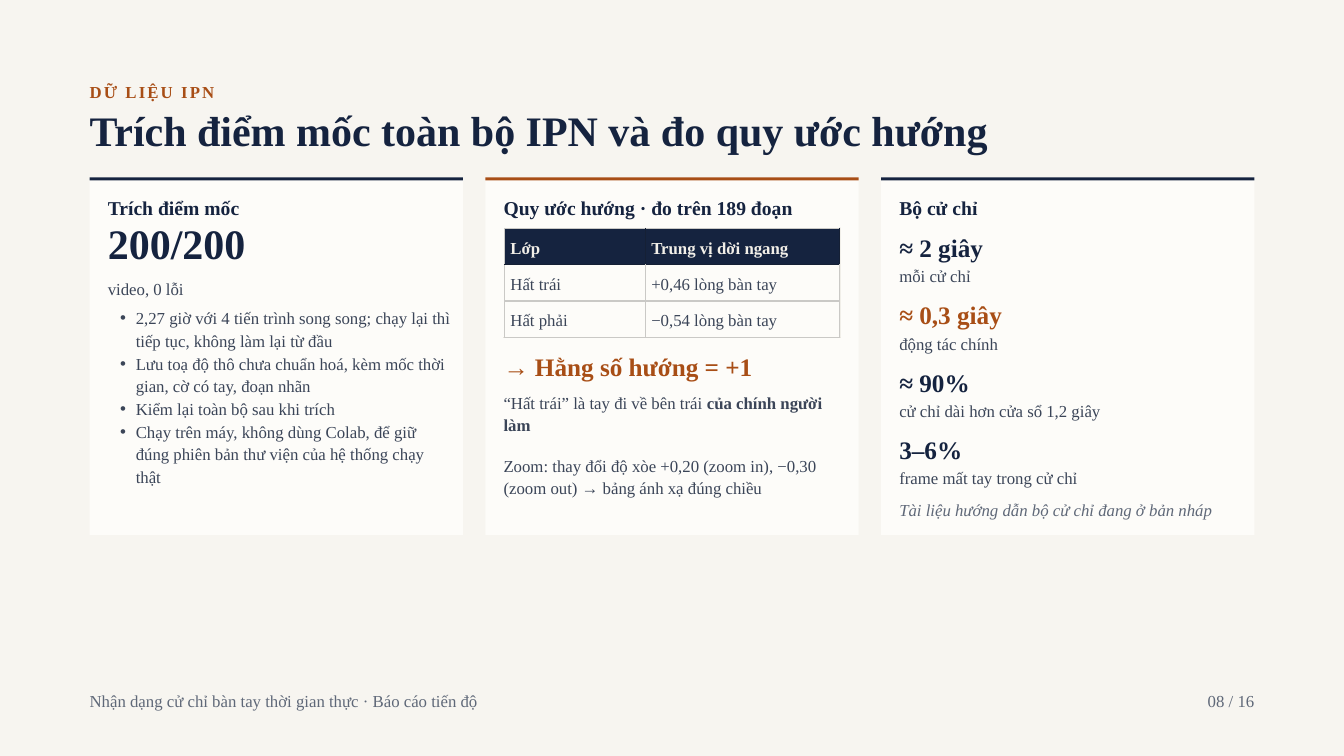
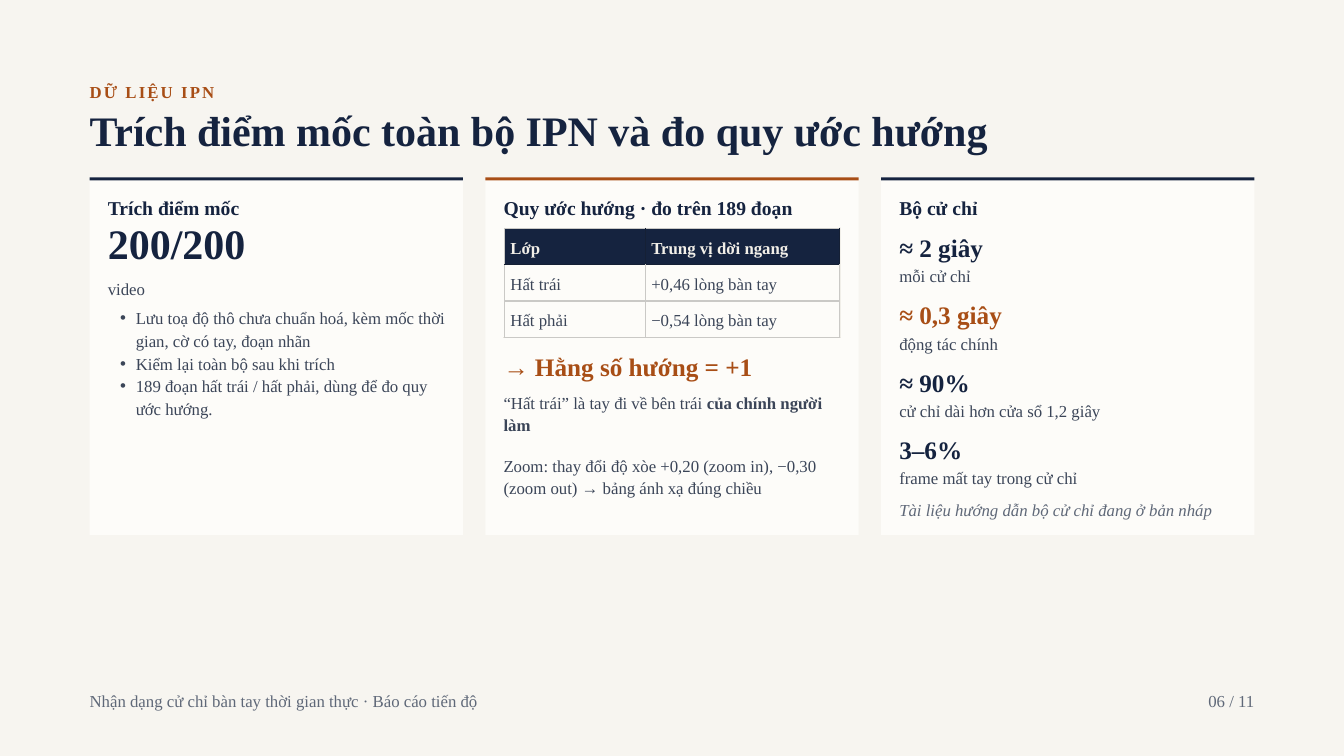
Before and after one commit to tienlamict/cv-action-recognition, a slide deck: slide 6 of slides/Report_phase_5.pptx (slide 8 before the commit). Drawn at 1344x756 pixels with LibreOffice and Linux fonts; fonts in the diff are those of the drawing; background and template pictures are left out. Boxes give left, top, right and bottom in pixels: in the first picture for what was removed or moved away, otherwise in the second. Text is boxed around its words. In the diff, an @@ line names an element or a change of style, - is before the commit and + after.

```diff
--- a/slides/Report_phase_5.pptx
+++ b/slides/Report_phase_5.pptx
@@ text at (108,283,145,295): text changed @@
-video, 0 lỗi
+video
@@ text at (136,312,450,351): paragraph removed @@
-• 2,27 giờ với 4 tiến trình song song; chạy lại thì tiếp tục, không làm lại từ đầu
@@ text at (136,380,427,419): text changed @@
-• Chạy trên máy, không dùng Colab, để giữ đúng phiên bản thư viện của hệ thống chạy thật
+• 189 đoạn hất trái / hất phải, dùng để đo quy ước hướng.
@@ text at (1208,696,1254,707): text changed @@
-08 / 16
+06 / 11
```
Also in this commit, not shown: 9 other slides changed, 5 slides removed, 1 other file.
